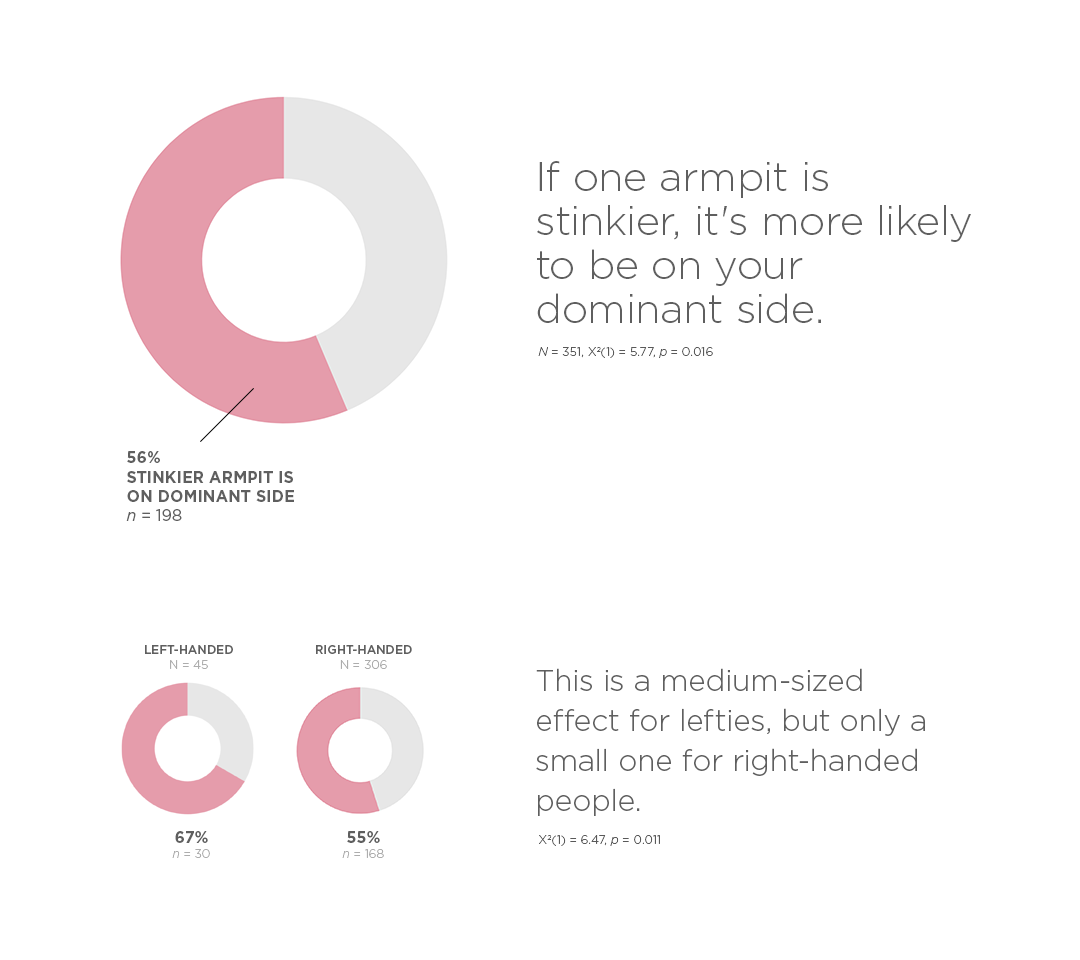
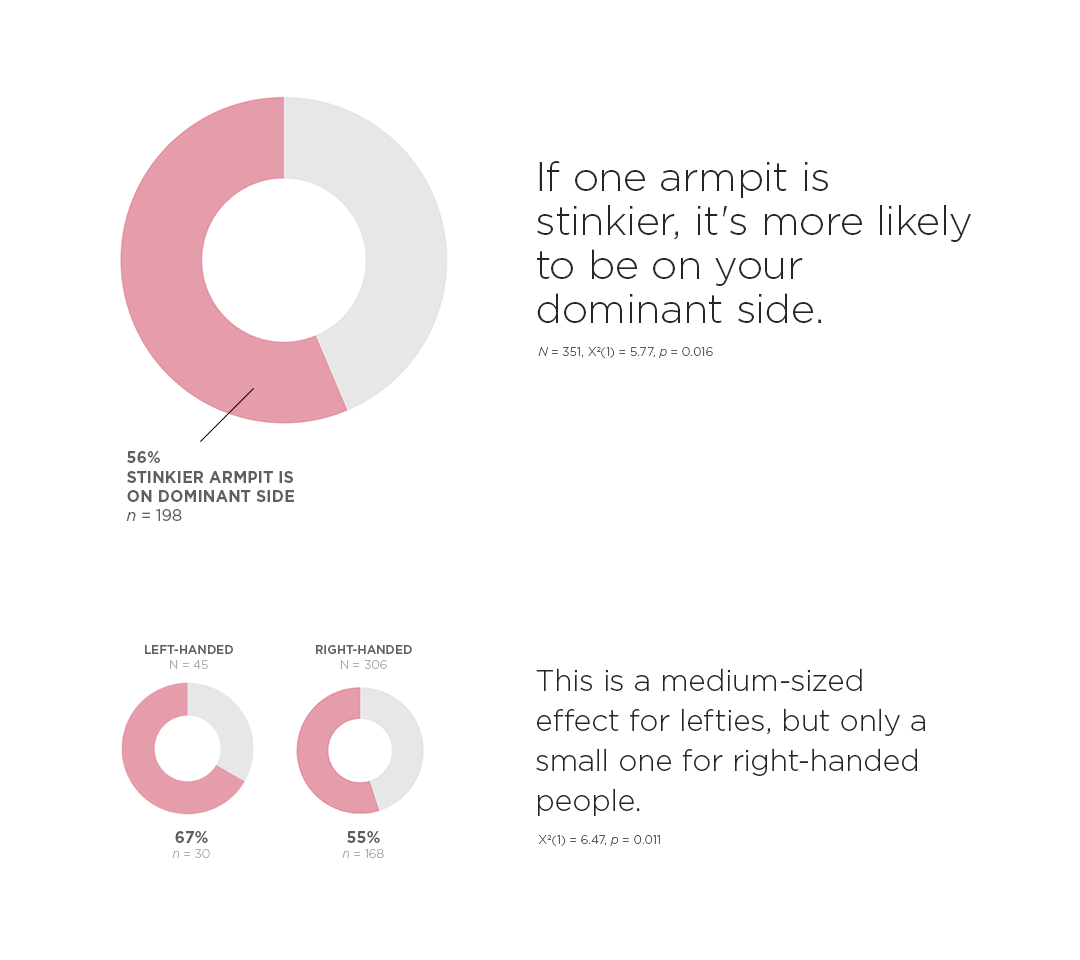
The second w=1080, h=960 image is a revision of the first. Changes to its layers:
painted on "If one armpit is stinkier, it's more likely to be on your domin" over [537, 161, 971, 323]
painted on "This is a medium-sized effect for lefties, but only a small one" over [536, 668, 925, 816]
